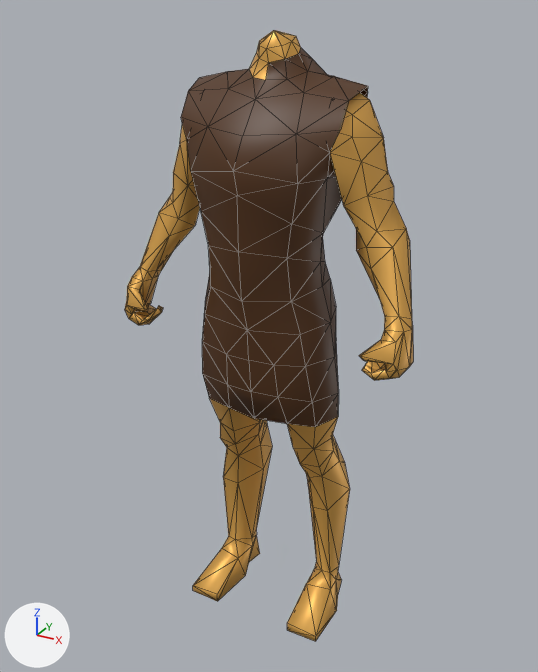
The COLLADA model art/animation/biped/infantry/javelinist/idle_ready.dae: old version first, new version second.
Before and after are seen from a 50 mm lens placed at (2.07, -3.81, 3.96), pointed at (-0.04, 0.02, 2.04). Lighting does not change. The marker at lower left points along +X, +Y and +Z. Mesh edges are drawn as thin lines.

Objects in the first picture: 'm_armor_tunic_short'.
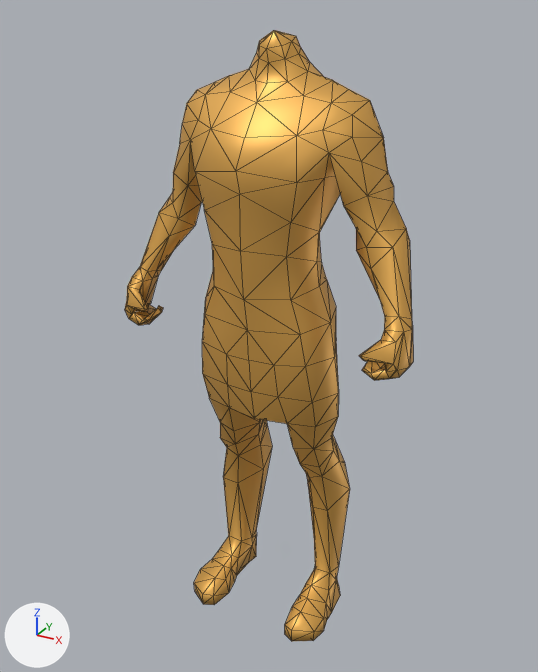
The change, as JSON lines over the scene's bpy script:
```json
{"block": "me_cube_010", "where": "# used by ob_m_armor_tunic_short; location = (0.0, 0.0, 0.0)"}
{"op": "remove", "block": "me_cube_010", "code": "me_cube_010.from_pydata(...)  # 391 vertices, 752 faces; spans x -0.96..0.96, y -0.43..0.4, z 0.0..3.85"}
{"op": "add", "block": "me_cube_010", "code": "me_cube_010.from_pydata(...)  # 423 vertices, 836 faces; spans x -0.96..0.96, y -0.41..0.4, z 0.0..3.85"}
{"block": "me_cube_010", "change": "me_cube_010 part 1"}
{"block": "me_cube_010", "change": "34 vertices are removed from x -0.53..0.53, y -0.37..0.28, z 2.42..3.58"}
{"block": "me_cube_010", "change": "111 faces are deleted"}
{"block": "me_cube_010", "change": "3 vertices in x -0.23..0.23, y -0.2..-0.09, z 3.52..3.55 move by (0.0, 0.02, -0.02)"}
{"block": "me_cube_010", "change": "3 vertices in x -0.3..0.3, y 0.19..0.31, z 2.58..3.37 move by (0.0, -0.02, 0.0)"}
{"block": "me_cube_010", "change": "39 vertices move from x -0.38..0.38, y -0.43..0.36, z 2.43..3.71 to x -0.36..0.36, y -0.41..0.34, z 2.43..3.7"}
{"block": "me_cube_010", "change": "24 vertices are added at x -0.46..0.46, y -0.35..0.25, z 2.42..3.56"}
{"block": "me_cube_010", "change": "111 new faces join them"}
{"block": "me_cube_010", "change": "me_cube_010 part 2"}
{"block": "me_cube_010", "change": "22 vertices are removed from x -0.51..0.51, y -0.3..0.34, z 0.0..0.18"}
{"block": "me_cube_010", "change": "62 faces are deleted"}
{"block": "me_cube_010", "change": "4 vertices move from x -0.36..0.36, y -0.01..0.08, z 0.18..0.26 to x -0.31..0.31, y -0.01..0.08, z 0.18..0.26"}
{"block": "me_cube_010", "change": "64 vertices are added at x -0.51..0.51, y -0.38..0.3, z 0.0..0.2"}
{"block": "me_cube_010", "change": "146 new faces join them"}
{"block": "me_cube_010", "change": "me_cube_010 part 3: 137 faces spanning x -0.49..0.49, y -0.41..0.34, z 1.58..3.76 switch from mat_armor (brown #523010) to mat_skin (orange #e7b056)"}
```

Where the change shows, as pixel boxes (x1, y1, x2, y2) in the pictures (538 x 672 px; the box of a moved part takes in the faces that stretch with it):
```json
{"object": "m_armor_tunic_short", "change": "reshaped", "before": [125, 30, 413, 642], "after": [125, 30, 413, 641]}
{"part": 1, "of": "me_cube_010", "change": "moved or reshaped", "before": [173, 58, 369, 335], "after": [173, 58, 369, 335]}
{"part": 2, "of": "me_cube_010", "change": "built on", "before": [193, 485, 341, 642], "after": [194, 485, 340, 641]}
{"part": 3, "of": "me_cube_010", "change": "recoloured", "before": [202, 48, 339, 427], "after": [202, 48, 339, 427]}
```
